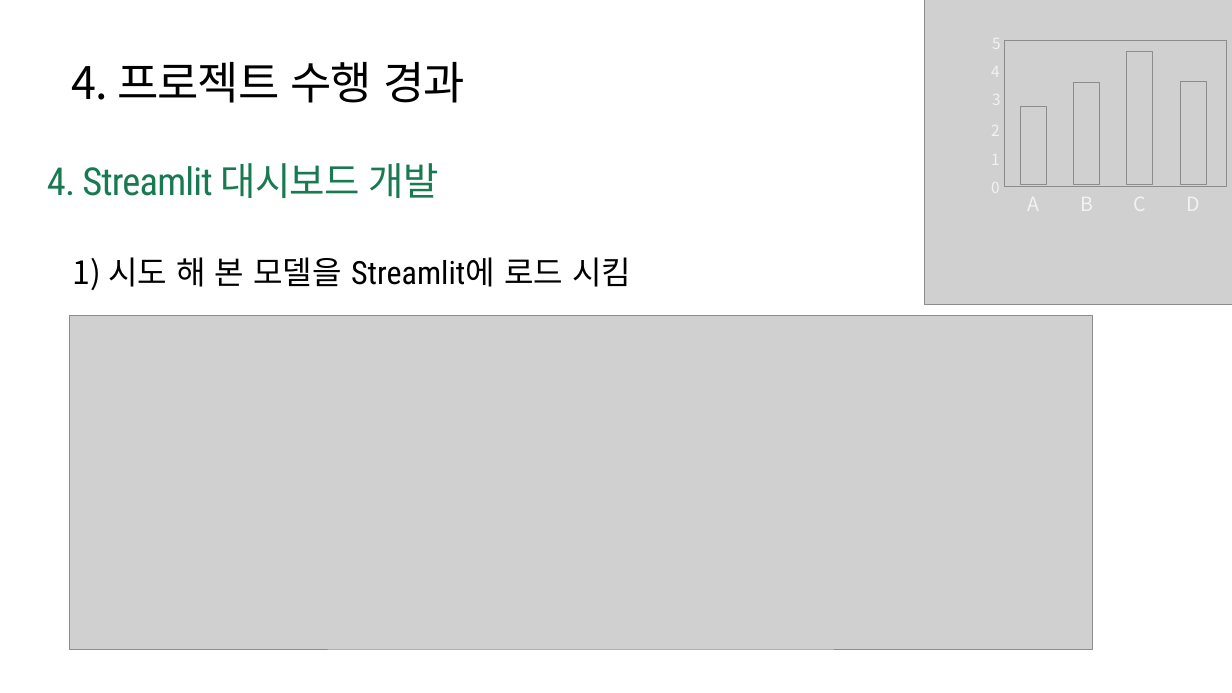
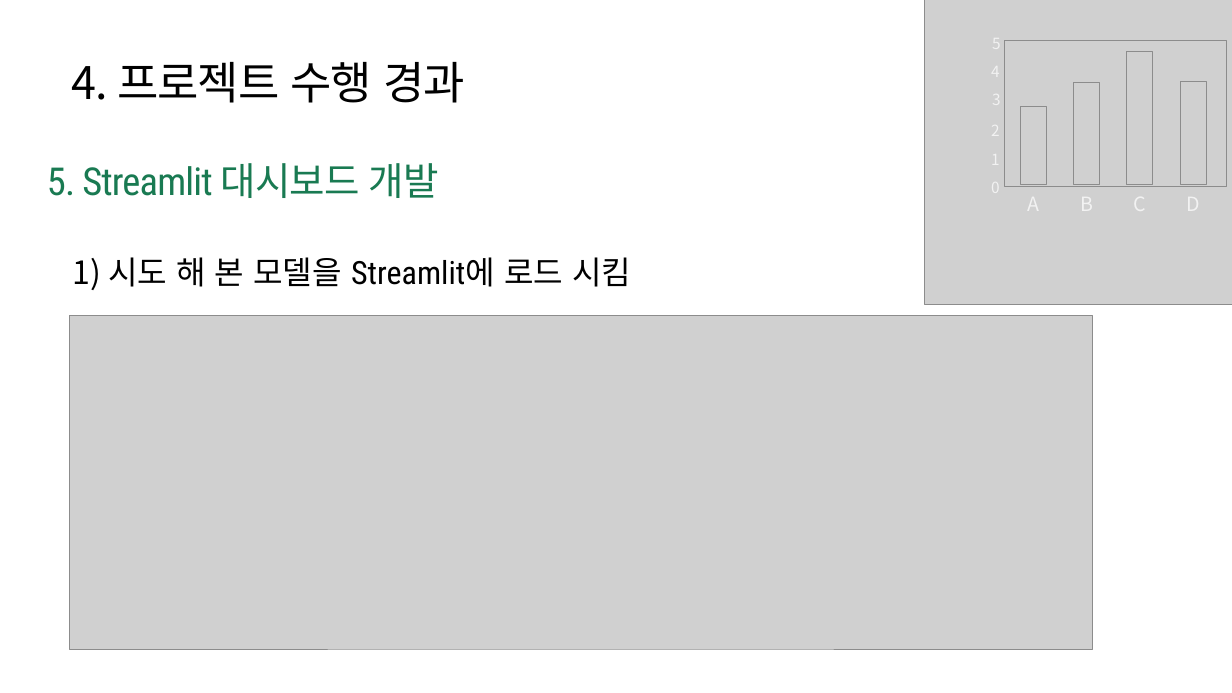
Before and after one commit to parkahjin/brain-hemorrhage, a slide deck: slide 18 of Slide/B팀_Claude_뇌출혈 조기 진단 프로젝트.pptx. Drawn at 1232x693 pixels with LibreOffice and Linux fonts; fonts in the diff are those of the drawing; grey boxes stand for pictures. Boxes give left, top, right and bottom in pixels: in the first picture for what was removed or moved away, otherwise in the second. Text is boxed around its words. In the diff, an @@ line names an element or a change of style, - is before the commit and + after.

```diff
--- a/Slide/B팀_Claude_뇌출혈 조기 진단 프로젝트.pptx
+++ b/Slide/B팀_Claude_뇌출혈 조기 진단 프로젝트.pptx
@@ text at bbox=[47, 163, 439, 198]: text changed @@
-4. Streamlit 대시보드 개발
+5. Streamlit 대시보드 개발
```
Also in this commit, not shown: 11 other slides changed, 1 slide added, 5 other files.
